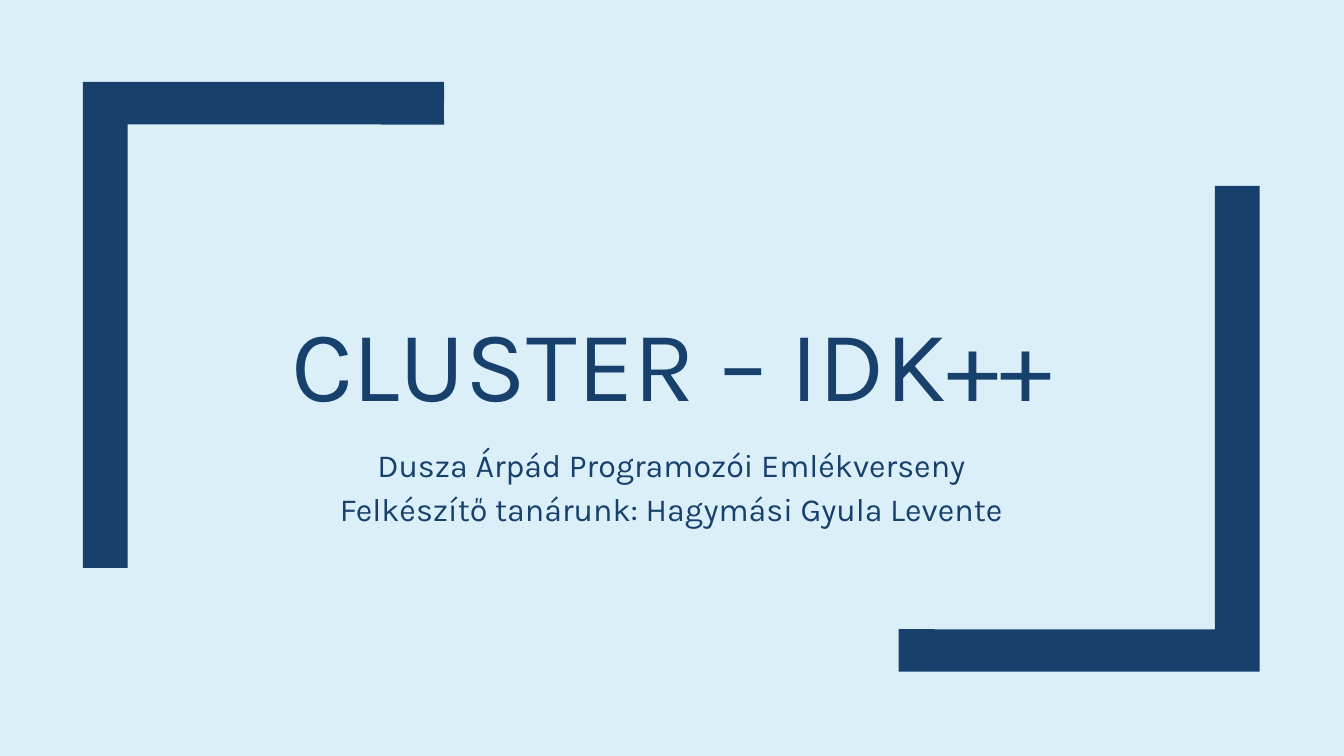
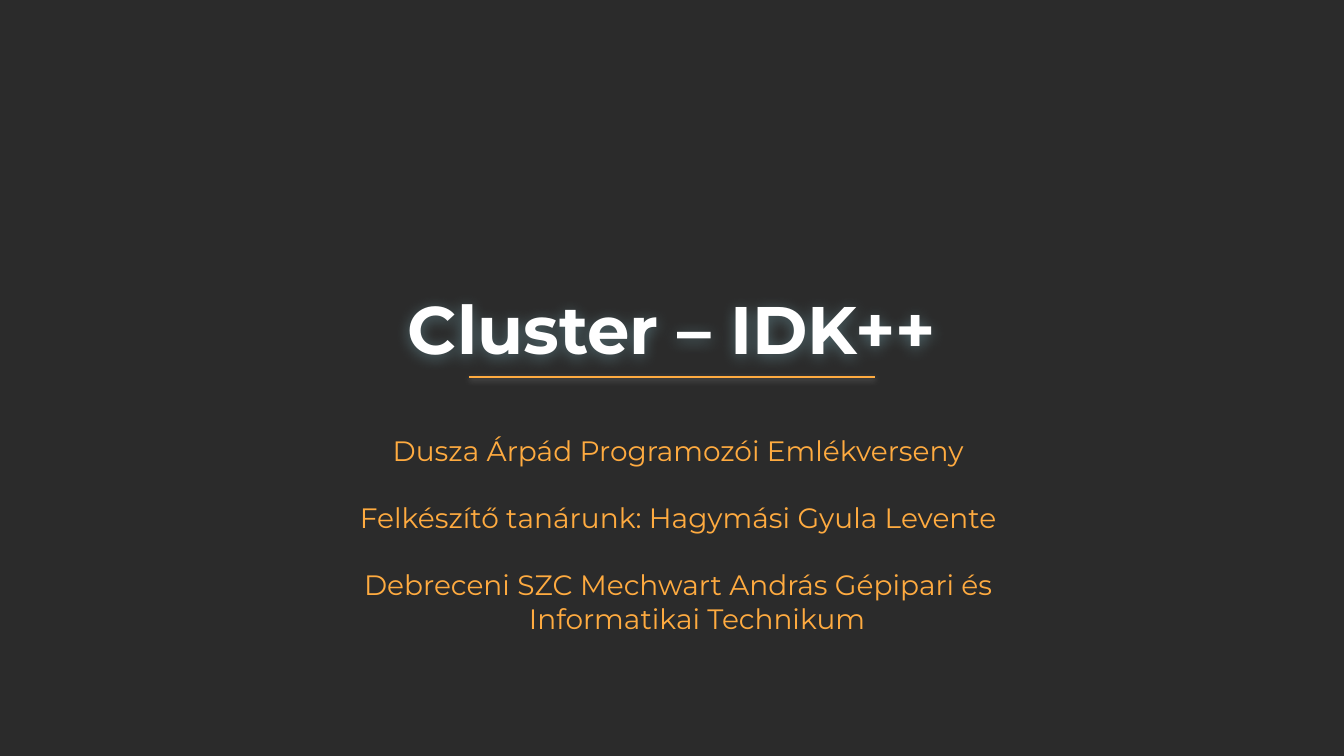
Before and after one commit to mskvszkyt/dusza-cluster, a slide deck: slide 1 of Presentation/Cluster – IDK++.pptx. Drawn at 1344x756 pixels with LibreOffice and Linux fonts; fonts in the diff are those of the drawing; background and template pictures are left out; a plain dark background stands for a picture behind light text. Boxes give left, top, right and bottom in pixels: in the first picture for what was removed or moved away, otherwise in the second. Text is boxed around its words. In the diff, an @@ line names an element or a change of style, - is before the commit and + after.

```diff
--- a/Presentation/Cluster – IDK++.pptx
+++ b/Presentation/Cluster – IDK++.pptx
@@ background #DBEFF9 to picture (left out) @@
@@ freeform shape removed at box(83, 82, 444, 568) @@
@@ freeform shape removed at box(899, 186, 1260, 671) @@
@@ title at box(408, 304, 936, 355): text changed; size 72 to 48 pt; font Karla to Montserrat; text colour #17406D to #FFFFFF; bold on @@
-CLUSTER – IDK++
+Cluster – IDK++
@@ line added from (469, 377) to (875, 377), #FFAB40 0.75 pt @@
@@ subtitle "Dusza Árpád Programozói Emlékverseny": place and size @@
-subtitle "Dusza Árpád Programozói Emlékverseny" at box(340, 449, 1002, 529)
+subtitle "Dusza Árpád Programozói Emlékverseny" at box(360, 436, 996, 629)
@@ subtitle at box(360, 436, 996, 534): size 23 to 20 pt, font Karla to Montserrat, text colour #17406D to #FFAB40 in "Dusza Árpád Programozói Emlékverseny", "Felkészítő tanárunk: Hagymási Gyula Levente"; indent changed; line spacing 1.12 to 1 @@
@@ subtitle at box(364, 574, 992, 629): paragraph added @@
+Debreceni SZC Mechwart András Gépipari és Informatikai Technikum
```
Also in this commit, not shown: 3 other slides changed, 3 slides added.
